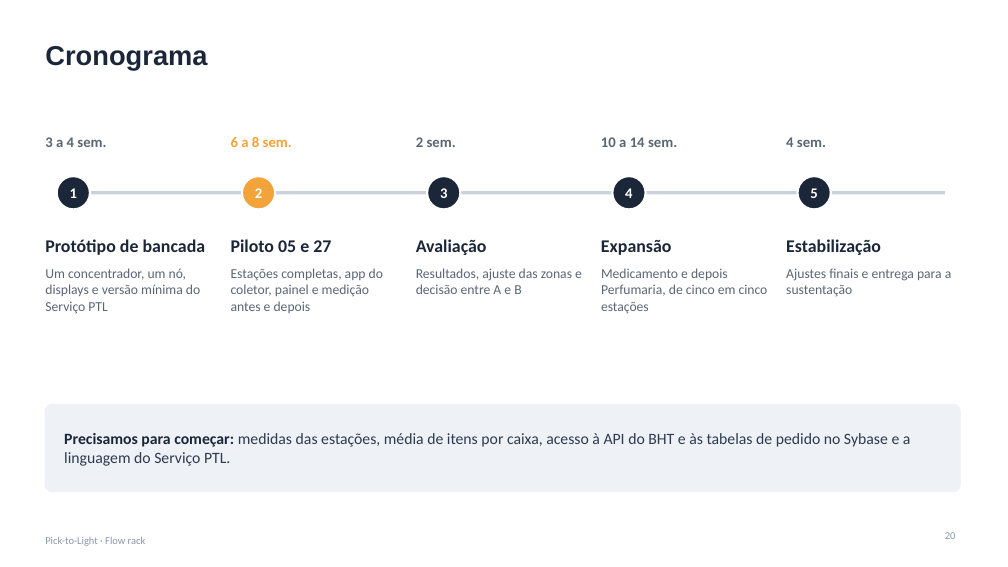
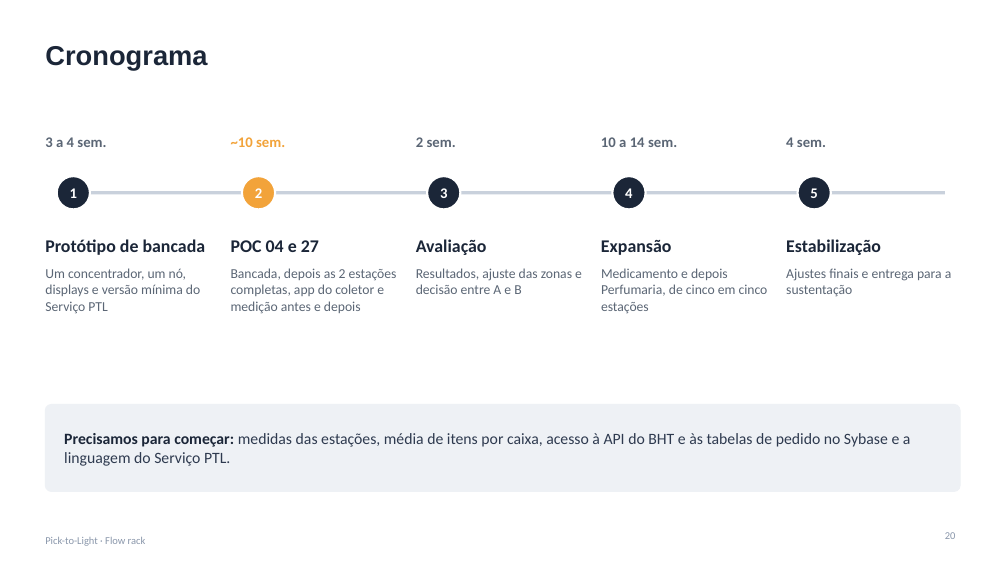
Before and after one commit to jivo88/picking_to_light, a slide deck: slide 20 of projeto/entregaveis/Apresentacao_PTL.pptx. Drawn at 1008x567 pixels with LibreOffice and Linux fonts; fonts in the diff are those of the drawing. Boxes give left, top, right and bottom in pixels: in the first picture for what was removed or moved away, otherwise in the second. Text is boxed around its words. In the diff, an @@ line names an element or a change of style, - is before the commit and + after.

```diff
--- a/projeto/entregaveis/Apresentacao_PTL.pptx
+++ b/projeto/entregaveis/Apresentacao_PTL.pptx
@@ text at [231, 137, 285, 147]: text changed @@
-6 a 8 sem.
+~10 sem.
@@ text at [231, 268, 397, 314]: text changed @@
-Estações completas, app do coletor, painel e medição antes e depois
+Bancada, depois as 2 estações completas, app do coletor e medição antes e depois
@@ text at [231, 240, 319, 252]: text changed @@
-Piloto 05 e 27
+POC 04 e 27
```
Also in this commit, not shown: 3 other slides changed, 13 other files.
